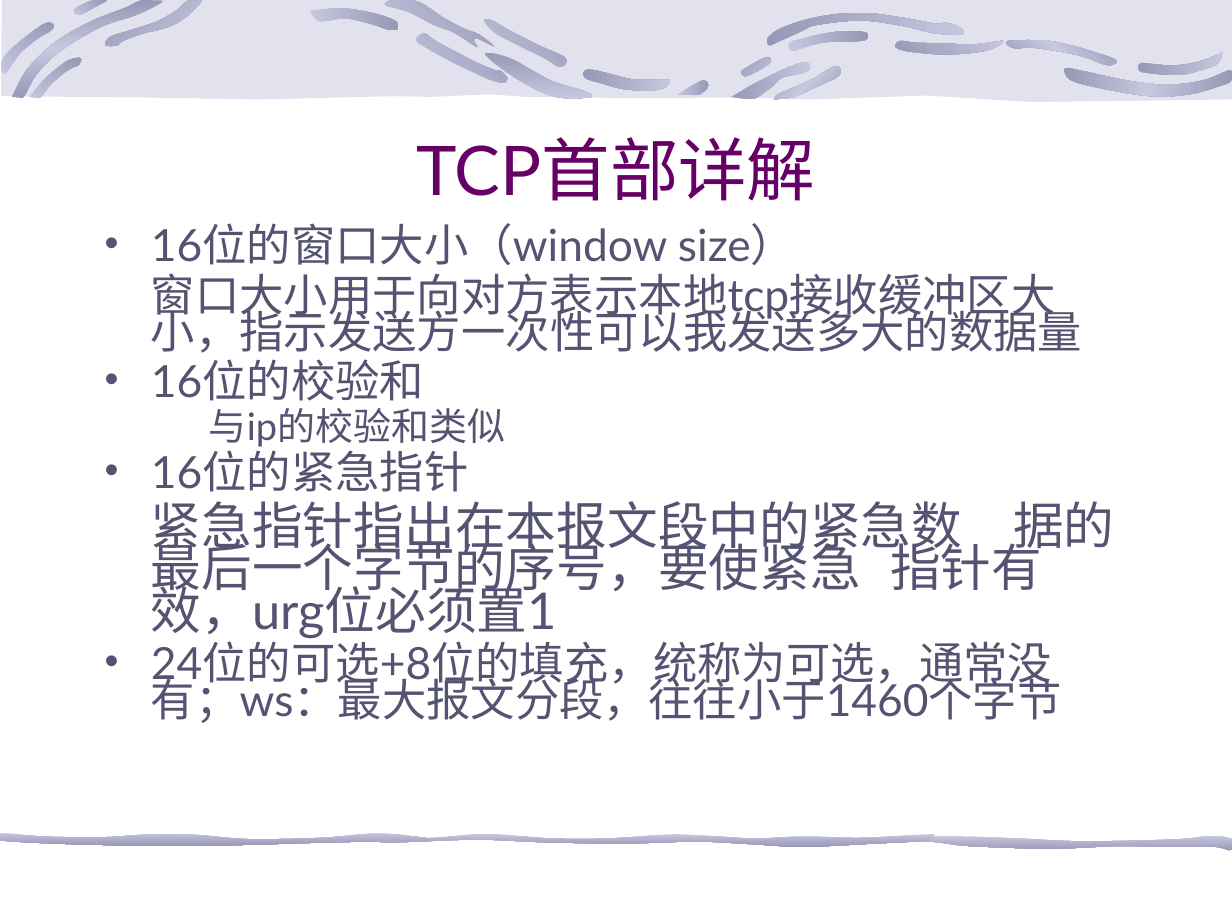
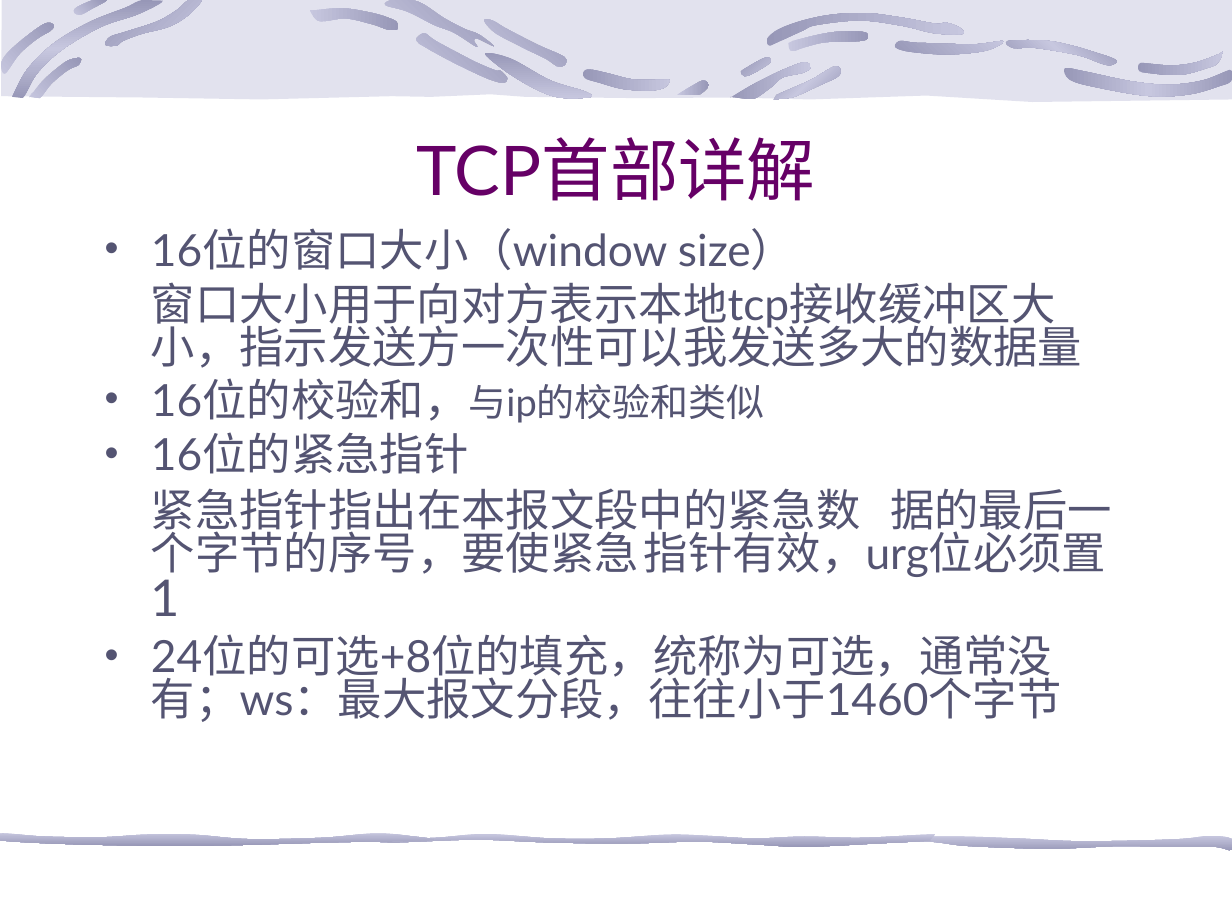
Before and after one commit to 13242084001/shell, a slide deck: slide 25 of 网络知识.ppt (slide 23 before the commit). Drawn at 1232x924 pixels with LibreOffice and Linux fonts; fonts in the diff are those of the drawing; background and template pictures are left out. Boxes give left, top, right and bottom in pixels: in the first picture for what was removed or moved away, otherwise in the second. Text is boxed around its words. In the diff, an @@ line names an element or a change of style, - is before the commit and + after.

```diff
--- a/网络知识.ppt
+++ b/网络知识.ppt
@@ text at [151, 228, 1112, 722]: size 29.6 to 25.9 pt in "紧急指针指出在本报文段中的紧急数 据的最后一个字节的序号，要使紧急 指针有效，urg位必须置1"; line spacing 0.7 to 0.8 @@
@@ text at [151, 378, 764, 423]: text changed @@
-• 16位的校验和
-  与ip的校验和类似
+• 16位的校验和，与ip的校验和类似
```
Also in this commit, not shown: 6 other slides changed, 12 slides added, 44 slides removed.
